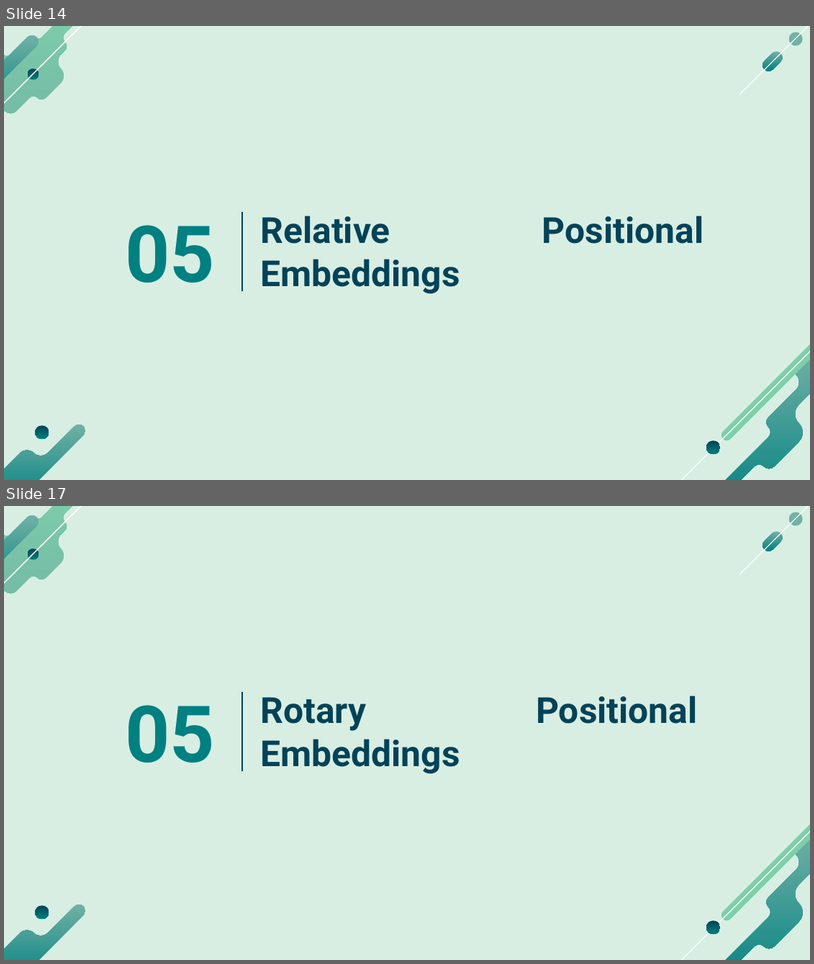
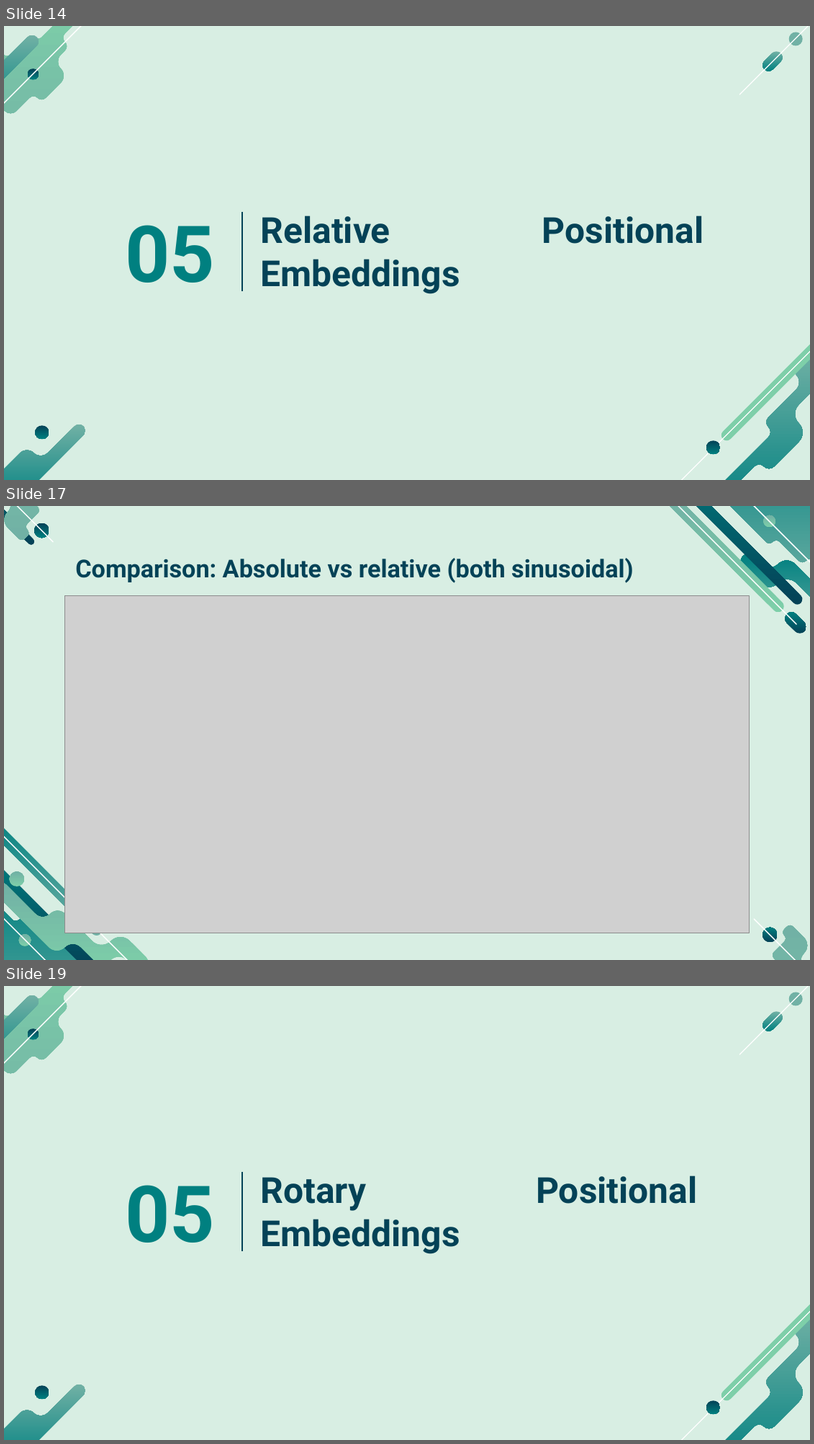
Before and after one commit to smlab-niser/23cs461, a slide deck: assignment/adhil/CS461_notes_positional_encoding.pptx. Shown one above the other, each under a label of ours: slides 14 and 17 before the commit, slides 14, 17 and 19 after it; the slides between them are not shown. The pictures are 814x964 and 814x1444 pixels, drawn with LibreOffice and Linux fonts; fonts in the diff are those of the drawing; grey boxes stand for pictures. Boxes give left, top, right and bottom in pixels: in the first picture for what was removed or moved away, otherwise in the second. Text is boxed around its words. In the diff, an @@ line names an element or a change of style, - is before the commit and + after.

```diff
--- a/assignment/adhil/CS461_notes_positional_encoding.pptx
+++ b/assignment/adhil/CS461_notes_positional_encoding.pptx
@@ slide 17 added at (4,506,810,960), background #D8EEE3 @@
@@ group added at (4,506,810,960): 23 freeform shapes @@
@@ title added at (75,558,633,583), 22 pt, text #044257, bold @@
+Comparison: Absolute vs relative (both sinusoidal)
@@ picture added at (65,595,750,932) @@
@@ what was slide 17 is now slide 19 @@
```
Also in this commit, not shown: 11 slides changed, 1 other slide added, 3 other files.
